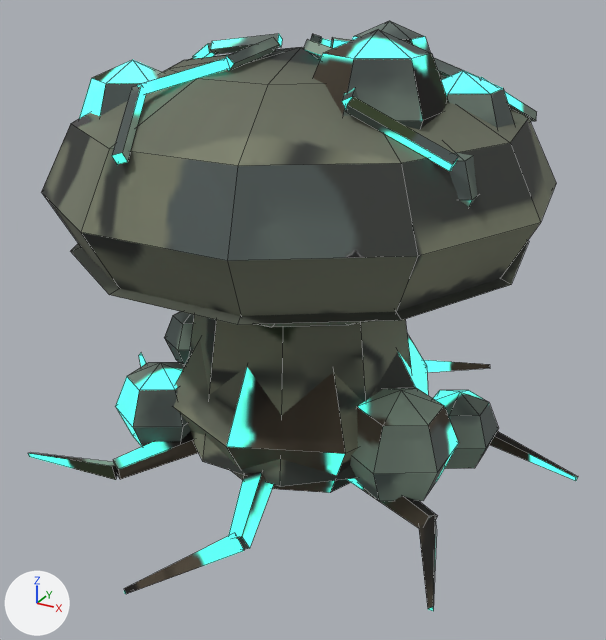
A saved change to the Blender file assets/models/src/sporeling.blend.
Both versions are drawn from a 50 mm lens placed at (0.799, -1.445, 1.015), pointed at (0.035, -0.057, 0.32). The axes (+X, +Y, +Z) are drawn at lower left. The lights are the same throughout. The picture after the commit comes second. Mesh edges are drawn as thin lines.

Objects in the first picture: 'SporelingMesh'.
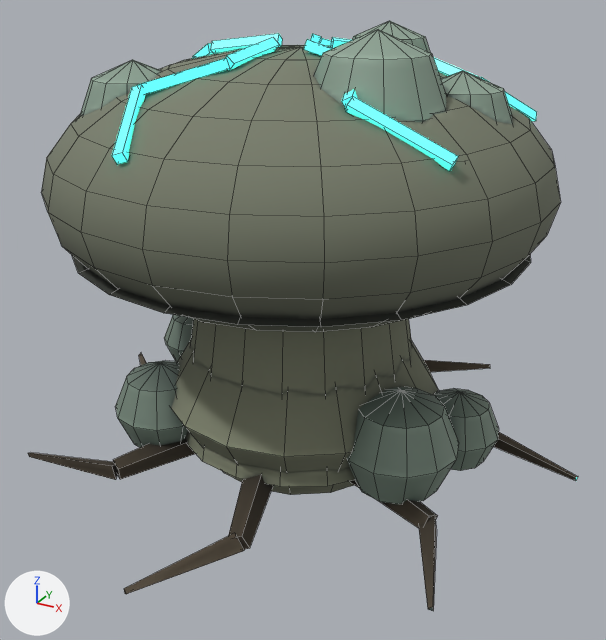
Diff of the bpy script that builds the scene:
```diff
--- a/assets/models/src/sporeling.blend.py
+++ b/assets/models/src/sporeling.blend.py
@@ me_sporelingmesh @@
 # used by ob_sporelingmesh; location = (0.0, 0.0, 0.0)
-me_sporelingmesh.from_pydata(...)  # 613 vertices, 594 faces; spans x -0.585..0.59, y -0.603..0.547, z -0.07..0.898
+me_sporelingmesh.from_pydata(...)  # 1058 vertices, 1105 faces; spans x -0.585..0.59, y -0.603..0.547, z -0.07..0.898
+# me_sporelingmesh part 1: 8 vertices removed from x -0.216..-0.024, y 0.077..0.164, z 0.757..0.783; 453 vertices added at x -0.495..0.495, y -0.5..0.483, z -0.008..0.868
+# me_sporelingmesh part 2: 217 kept faces spanning x -0.585..0.59, y -0.603..0.547, z -0.002..0.871 are now shaded smooth
 me_sporelingmesh.materials.append(mat_sporelingmesh_baked)
```

Pixel boxes (x1, y1, x2, y2) of what changed, in the pictures (606 x 640 px):
part 1 of me_sporelingmesh, built on: after (41, 21, 561, 504)
part 2 of me_sporelingmesh, shading changed: (28, 33, 578, 611) in both
